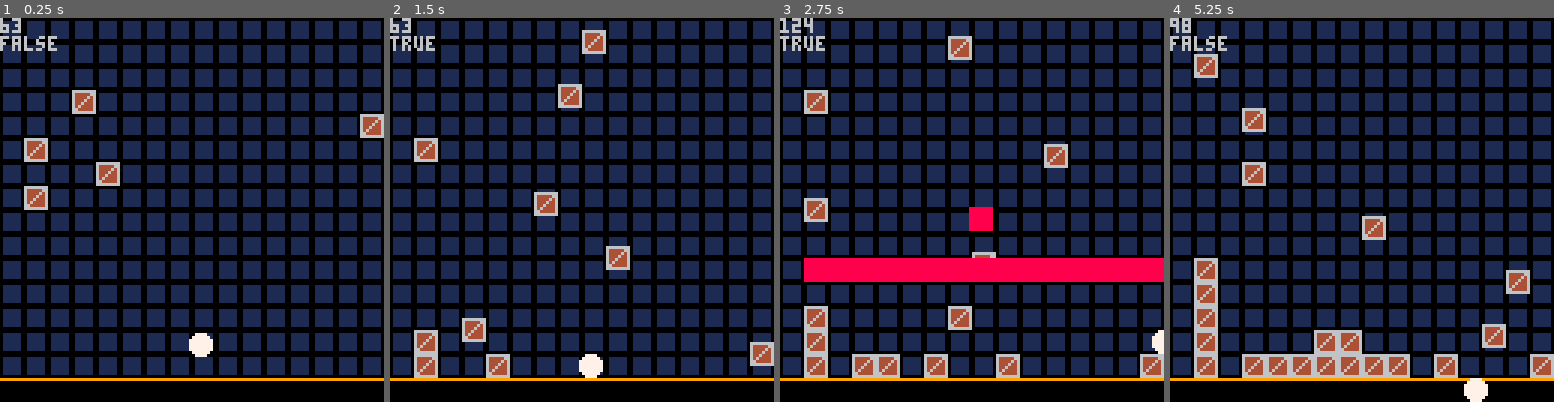
Above: before the commit, frames 1-4 (left to right).
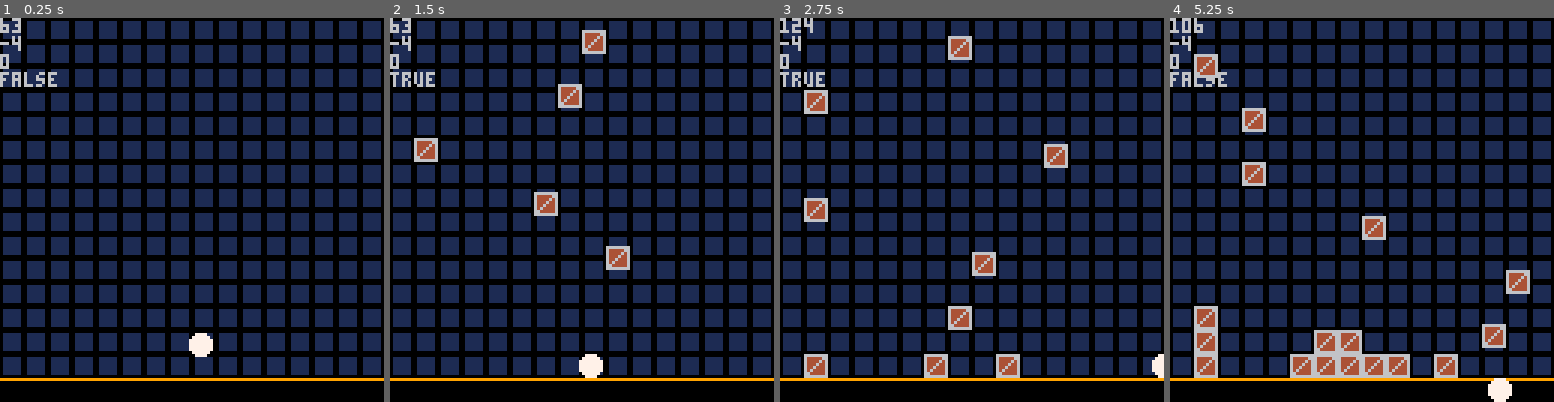
Above: after the commit, the same moments.

Repository: alstonStone/pico8_T-Jump
Game: PICO-8 cartridge t-jump.p8
Same seed, same stepped clock (60 frames per second), same inputs: the game is played once before the commit and once after it.
Inputs:
- Up to frame 1 (0.25 s): no input
- Up to frame 2 (1.5 s): tap X (X key) at 0.33, 1.07 s
- Up to frame 3 (2.75 s): hold Right 1.6-2.1 s; tap X (X key) at 1.85 s; hold Right from 2.47 s (still down)
- Up to frame 4 (5.25 s): tap X (X key) at 2.97, 4.08, 5.2 s; release Right at 3.03 s; hold Left 3.08-3.58 s; hold Right 4.02-4.68 s; hold Left from 5.08 s (still down)

The runs differ from the first frame. In frame 1, 2.5% of the frame differs, in the area x 0-100%, y 4-50%; in frame 2, 2.5%; in frame 3, 8.9%, in the area x 0-100%, y 4-94%; in frame 4, 3.3%.

Commit message:
General Idea working
The game is in a state that describes my initial idea. It needs cleaning up, bug fixing and a way to make the player lose.

Diff:
--- a/t-jump.p8
+++ b/t-jump.p8
@@ -8,7 +8,7 @@
 	gravity=2
 	gravity_max=15
 	gm_init()
-	kl_init(5,1)
+	kl_init(0,0)
 	plr_init()
 	bm_init()
 end
@@ -26,10 +26,10 @@
 	cls()
 	map()
 	print(plr.x)
-
+	kl_draw()
 	plr_draw()
 	bm_draw()
-	kl_draw()
+
 end
 -->8
 --block manager-----------------------------------------------------------------
@@ -38,9 +38,6 @@
 	bw=8 --block width--
 	bh=8 --block height
 	blocks={}
-	for i=1,5 do
-		add(blocks, spawn_block(flr(rnd(16))*8,i*8))
-	end
 end
 
 
@@ -277,7 +274,8 @@
 	difficulty=1
 	timers={}
 	add(timers,call_function_every_x_seconds(.15,spawn_block_random_X))
-	add(timers,call_function_every_x_seconds(10,remove_blocks_above_yvalue,96))
+	-- add(timers,call_function_every_x_seconds(10,remove_blocks_above_yvalue,96))
+	add(timers,kill_line_timer(4))
 end
 
 
@@ -286,13 +284,6 @@
 		t:update()
 	end
 end
-
-
-function gm_draw()
-
-end
-
-
 
 function call_function_every_x_seconds(seconds,func_to_call)
 	return{
@@ -323,6 +315,36 @@
 end
 
 
+function call_function_every_x_seconds(seconds,func_to_call,value1,value2)
+	return{
+	time_left=seconds*60,
+	update=function(self)
+		self.time_left-=1
+		if self.time_left<=0 then
+			func_to_call(value1,value2)
+			--self.time_left=self.start_time
+			self.time_left=seconds*60
+		end
+	end
+	}
+end
+
+
+function kill_line_timer(seconds)
+	return{
+	time_left=seconds*60,
+	update=function(self)
+		self.time_left-=1
+		if self.time_left<=0 then
+			kl_init(difficulty,3)
+			--self.time_left=self.start_time
+			self.time_left=seconds*60
+		end
+	end
+	}
+end
+
+
 -->8
 --kill line---------------------------------------------------------------------
 
@@ -333,7 +355,7 @@
 	kl.active=true
 	kl.displayed=false
 	kl.display_count=3
-	kl.display_frames=30
+	kl.display_frames=5
 	kl.display_frames_count=0
 	kl.countdown_time=time*60
 	kl.countdown_interval=kl.countdown_time/3
@@ -341,25 +363,28 @@
 
 
 function kl_update()
-	--update countdown time-
-	kl.countdown_time-=1
-	if kl.countdown_time>=(kl.countdown_time*kl.display_count) then
-		kl_display()
-		kl.display_count-=1
-	end
-
-	if kl.displayed then
-		if kl.display_frames_count<=kl.display_frames then
-			kl.display_frames_count+=1
-		else
-			kl.display_count=0
+	if kl.active then
+		kl.countdown_time-=1
+		if kl.countdown_time<=(kl.countdown_interval*kl.display_count) then
+			kl_display()
+			kl.display_count-=1
+		end
+
+		if kl.displayed then
+			if kl.display_frames_count<=kl.display_frames then
+				kl.display_frames_count+=1
+			else
+				kl.displayed=false
+				kl.display_frames_count=0
+			end
+		end
+
+		if kl.display_count<0 then
+			remove_blocks_above_yvalue(kl.y)
+			difficulty+=1
+			kl.active=false
 			kl.displayed=false
 		end
-	end
-
-	if kl.display_count<0 then
-		remove_blocks_above_yvalue(kl.y)
-		kl.active=false
 	end
 end
 
@@ -372,10 +397,11 @@
 end
 
 function kl_draw()
+	print(kl.countdown_time)
+	print((kl.countdown_interval*kl.display_count))
 	if(kl.displayed) then
 		for xv=1,16 do
-			spr(9,xv*8,kl.y)
-			spr(9,63,63)
+			spr(9,(xv-1)*8,kl.y)
 		end
 	end
 end
